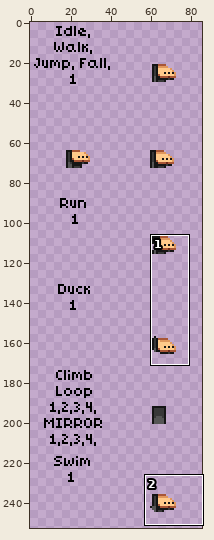
Sprite sheet, stored at items/armors/other/goldarmor/chestf.png. The first picture is a wide view before the edit; the outline marks the close-up.
Close-up. As it was:
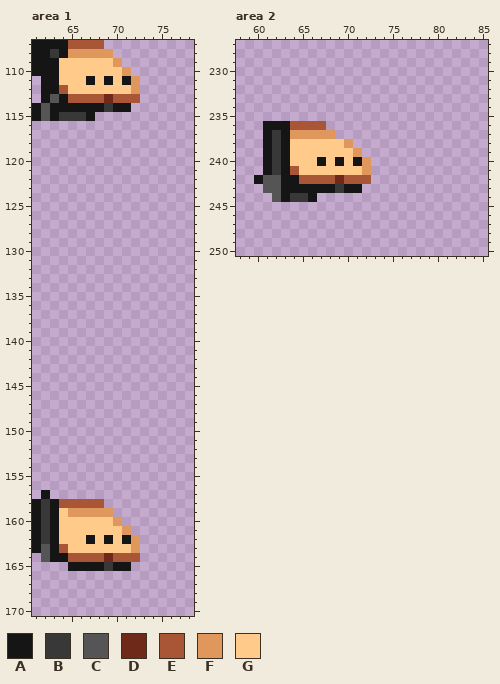
The file is 86x258 pixels. Shown: area 1: x 61..78, y 107..170; area 2: x 58..85, y 227..250. The wide view leaves out empty margins. The commit also changed other parts of the picture, which this record leaves out.
Palette (. is transparent): A #151515  B #383838  C #555555  D #6f2919  E #a85636  F #e0975c  G #ffca8a
Pixels before, area 1, first column x 61:
107 AAAAEEEE....
108 AABAFFFFF...
109 AAAGGGGGGF..
110 AAAGGGGGGGF.
111 .AAGGGAGAGAF
112 .AAEGGGGGGGF
113 .ACAEEEEDEEE
114 ACAAAAAABAA.
115 ACABBBA.....
116 ............
117 ............
118 ............
119 ............
120 ............
121 ............
122 ............
123 ............
124 ............
125 ............
126 ............
127 ............
128 ............
129 ............
130 ............
131 ............
132 ............
133 ............
134 ............
135 ............
136 ............
137 ............
138 ............
139 ............
140 ............
141 ............
142 ............
143 ............
144 ............
145 ............
146 ............
147 ............
148 ............
149 ............
150 ............
151 ............
152 ............
153 ............
154 ............
155 ............
156 ............
157 .A..........
158 ABAEEEEE....
159 ABAGFFFFF...
160 ABAGGGGGGF..
161 ABAGGGGGGGF.
162 ABAGGGAGAGAF
163 ACAEGGGGGGGF
164 .CAAEEEEDEEE
165 ....AAAABAA.
Pixels before, area 2, first column x 60:
236 .AAAEEEE.....
237 .ABAFFFFF....
238 .ABAGGGGGGF..
239 .ABAGGGGGGGF.
240 .ABAGGGAGAGAF
241 .ABAEGGGGGGGF
242 ACCAAEEEEDEEE
243 .CCAAAAAABAA.
244 ..CABBA......
The same view after the edit:
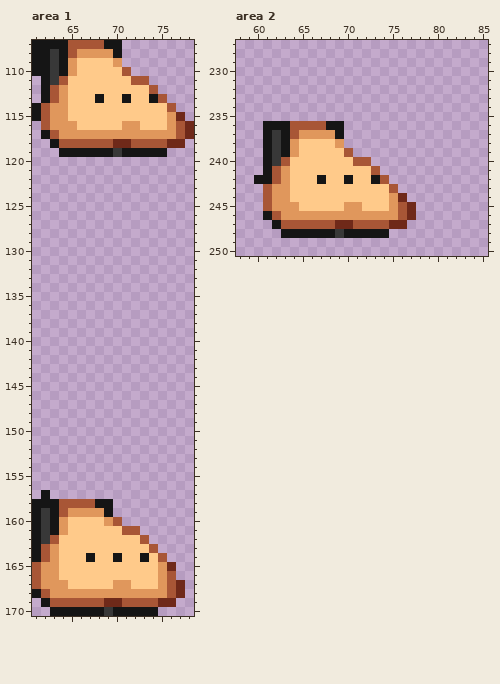
Diff:
Changed rows in their new state; - is an unchanged pixel.
Area 1:
first column x 62:
107 -------AA--------
108 ---E----A--------
109 -BAF-------------
110 -BAF-----E-------
111 -BE--G-G-GEE-----
112 -EF-------GGE----
113 -EFGGGAGGAGGAE---
114 EFFGGGGGGGGGGGE--
115 EFFGGGGGGGGGGGFD-
116 EFFFGGGGGFFGGGFED
117 AEFFFFFFFFFFFFFED
118 -AEEEEEEDDEEEEDD-
119 --AAAAAABAAAAA---
first column x 61:
158 -A-----AA--------
159 ---E----A--------
160 ---F----FE-------
161 ---F------EE-----
162 --E---G-G-GGE----
163 -EFG-------GGE---
164 AEFGGGAGGAGGAGE--
165 EFFGGGGGGGGGGGFD-
166 EFFGGGGGGGGGGGFE-
167 EFFFGGGGGFFGGGFED
168 AEFFFFFFFFFFFFFED
169 -AEEEEEEDDEEEEDD-
170 --AAAAAABAAAAA---
Area 2:
first column x 61:
236 -------AA--------
237 ---E----A--------
238 ---F----F.-------
239 ---F-----E.------
240 --E---G-G-EE-----
241 -EFG-------GE----
242 AEFGGGAGGAGGAE---
243 EFFGGGGGGGGGGGE--
244 EFFGGGGGGGGGGGFD-
245 EFFFGGGGGFFGGGFED
246 AEFFFFFFFFFFFFFED
247 -AEEEEEEDDEEEEDD-
248 --AAAAAABAAAAA---
